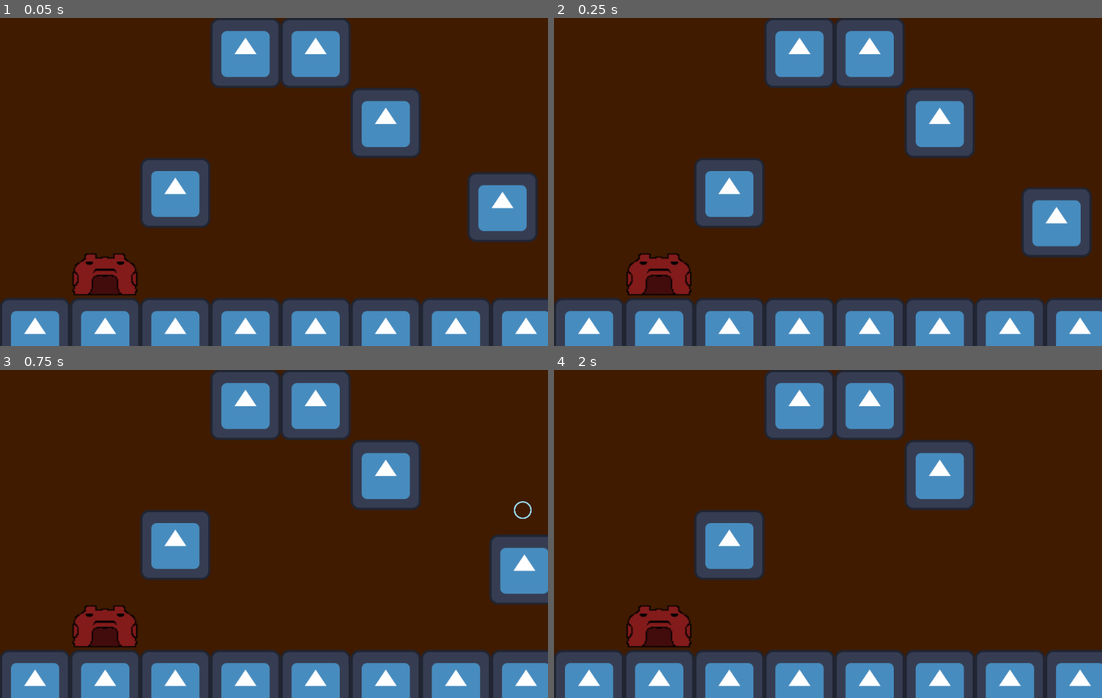
Above: before the commit, frames 1-4 (two rows, left to right).
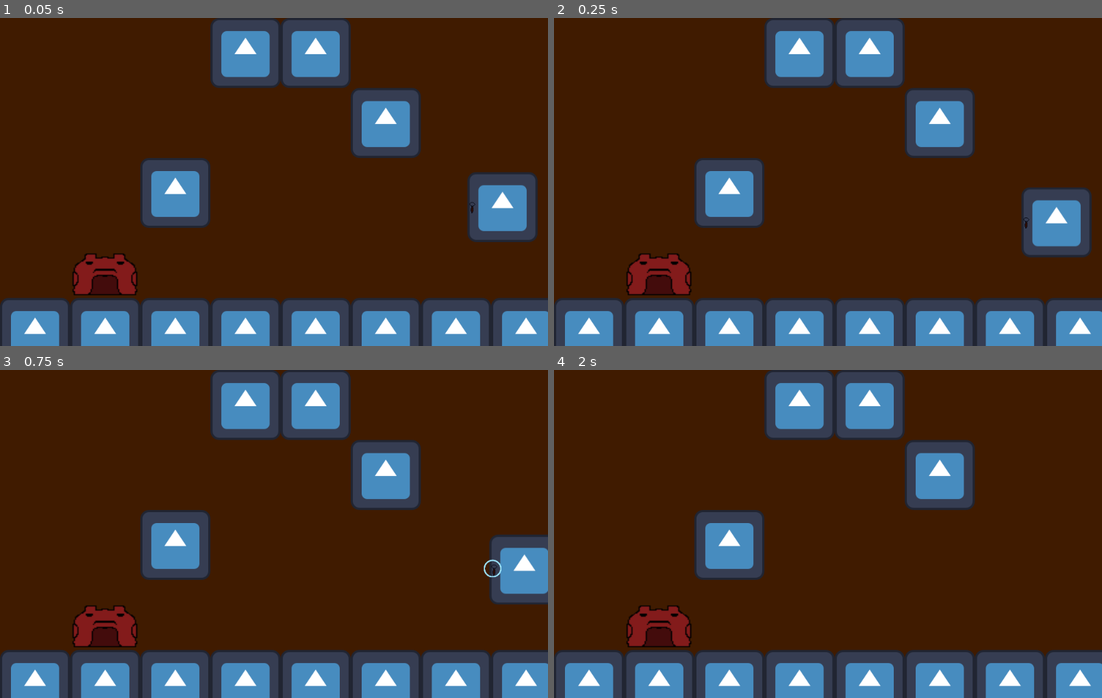
Above: after the commit, the same moments.

Repository: jadicodes/frouldron
Game: Godot game, scene res://world.tscn
The game is run twice, just before and just after one commit, with the same random seed, the same clock (stepped at 60 frames per second) and the same inputs. The engine's default icon, where the game draws it, is replaced by a stand-in: a white triangle on a blue panel in a dark square.
Inputs:
- Up to frame 1 (0.05 s): no input
- Up to frame 2 (0.25 s): no input
- Up to frame 3 (0.75 s): tap Enter (ui_accept) at 0.5 s; hold Right (move_right) from 0.53 s (still down); tap E (shoot) at 0.6 s
- Up to frame 4 (2 s): keep holding Right (move_right); tap Enter (ui_accept) at 0.77, 1.52 s; tap E (shoot) at 1.35 s

The runs differ from the first frame. In frame 1, less than 0.1% of the frame differs, in the area x 85-87%, y 56-60%; in frame 2, less than 0.1%; in frame 3, 0.1%, in the area x 88-97%, y 40-64%; in frame 4, nothing differs.

Commit message:
Shoot bubbles from a visible wand

Diff:
--- a/project/wizard/bubble_shooter.gd
+++ b/project/wizard/bubble_shooter.gd
@@ -1,3 +1,4 @@
+class_name BubbleShooter
 extends Node2D
 
 var bubble_type
@@ -12,8 +13,8 @@
 	pass
 
 
-func shoot(wizard_position, direction):
+func shoot(direction : Vector2) -> void:
 	_bubble = preload("res://wizard/bubble/bubble.tscn").instantiate()
 	get_tree().get_root().add_child(_bubble)
-	_bubble.global_position = wizard_position
+	_bubble.global_position = self.global_position
 	_bubble.set_vel(direction)
--- a/project/wizard/bubble_shooter.tscn
+++ b/project/wizard/bubble_shooter.tscn
@@ -1,8 +1,11 @@
-[gd_scene load_steps=2 format=3 uid="uid://k8hdtwdcffxp"]
+[gd_scene load_steps=3 format=3 uid="uid://dafyj7rbxk5qs"]
 
 [ext_resource type="Script" path="res://wizard/bubble_shooter.gd" id="1_vmv6m"]
+[ext_resource type="Texture2D" uid="uid://d2bbwqsm1jsla" path="res://wizard/wand.png" id="2_td2kv"]
 
 [node name="BubbleShooter" type="Node2D"]
 script = ExtResource("1_vmv6m")
 
 [node name="Sprite2D" type="Sprite2D" parent="."]
+texture_filter = 1
+texture = ExtResource("2_td2kv")
--- a/project/wizard/wizard.gd
+++ b/project/wizard/wizard.gd
@@ -7,6 +7,7 @@
 var _health := 100
 
 @onready var _shoot_marker := %ShootMarker
+@onready var _bubble_shooter : BubbleShooter = $BubbleShooter
 
 
 func _physics_process(delta: float) -> void:
@@ -19,7 +20,7 @@
 		velocity.y = _JUMP_VELOCITY
 
 	if Input.is_action_just_pressed("shoot"):
-		$BubbleShooter.shoot(_shoot_marker.global_position, velocity)
+		_bubble_shooter.shoot(velocity)
 
 	var direction := Input.get_axis("move_left", "move_right")
 	if direction:
--- a/project/wizard/wizard.tscn
+++ b/project/wizard/wizard.tscn
@@ -22,8 +22,6 @@
 position = Vector2(0.5, -68.5)
 shape = SubResource("RectangleShape2D_1x6s5")
 
-[node name="BubbleShooter" parent="." instance=ExtResource("3_0to1p")]
-
 [node name="Hitbox" type="Area2D" parent="."]
 
 [node name="HitboxCollision" type="CollisionShape2D" parent="Hitbox"]
@@ -35,4 +33,7 @@
 unique_name_in_owner = true
 position = Vector2(0, -174)
 
+[node name="BubbleShooter" parent="." instance=ExtResource("3_0to1p")]
+position = Vector2(-55, -67)
+
 [connection signal="area_entered" from="Hitbox" to="." method="_on_hitbox_area_entered"]
Binary file added: project/wizard/wand.png
Not shown, added: project/wizard/wand.png.import
Not shown: 1 places in project/wizard/wizard.tscn that only renumber resources
